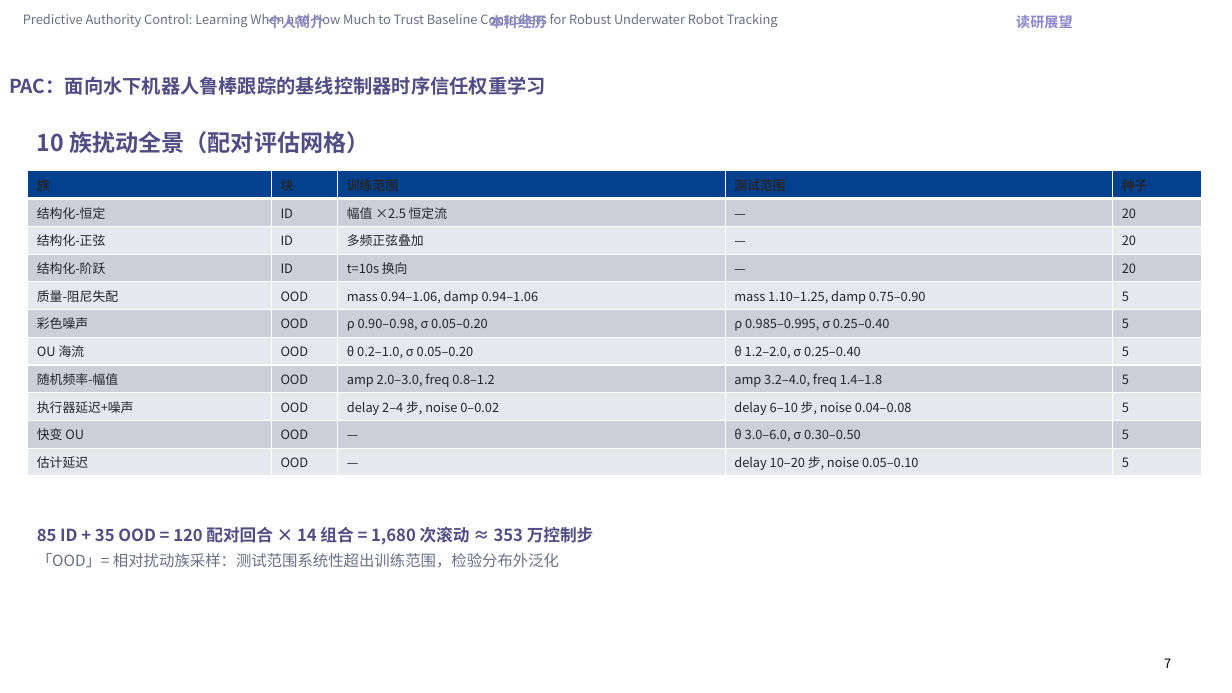
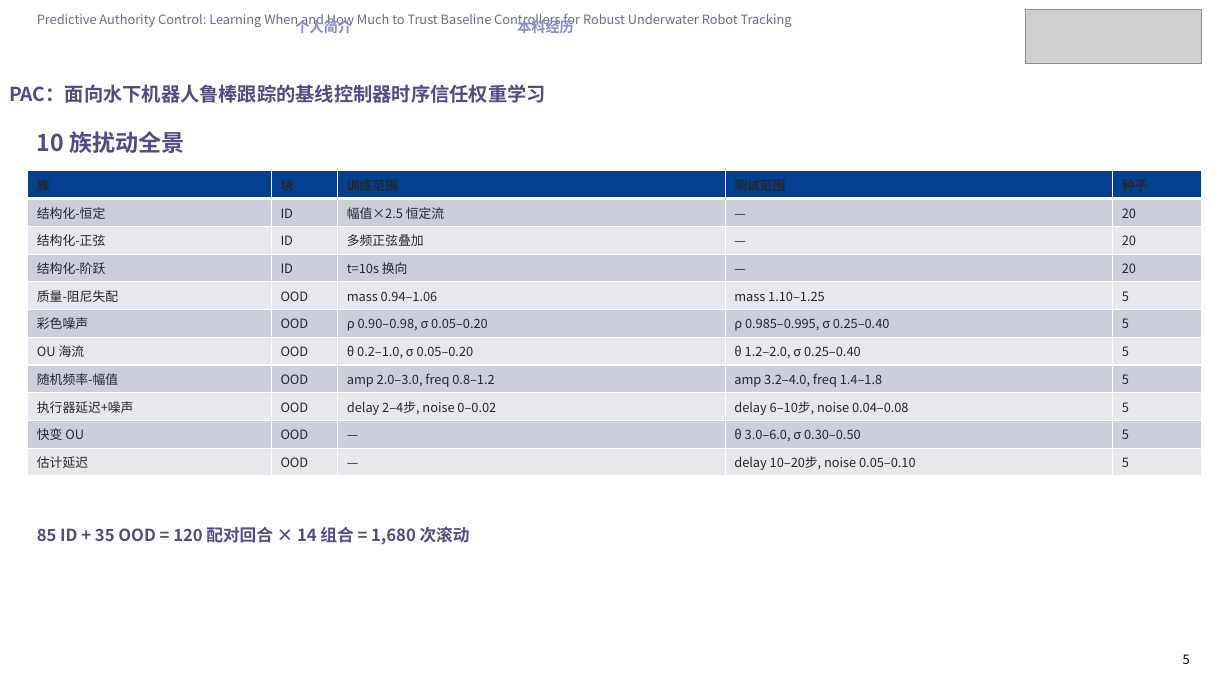
Before and after one commit to Jiacheng-Tian/predictive-authority-control, a slide deck: slide 5 of paper/PAC_组会答辩_完整版.pptx (slide 7 before the commit). Drawn at 1232x693 pixels with LibreOffice and Linux fonts; fonts in the diff are those of the drawing; grey boxes stand for pictures. Boxes give left, top, right and bottom in pixels: in the first picture for what was removed or moved away, otherwise in the second. Text is boxed around its words. In the diff, an @@ line names an element or a change of style, - is before the commit and + after.

```diff
--- a/paper/PAC_组会答辩_完整版.pptx
+++ b/paper/PAC_组会答辩_完整版.pptx
@@ text "Predictive Authority Control: Learning When ...": place and size @@
-text "Predictive Authority Control: Learning When ..." at bbox=[23, 13, 778, 28]
+text "Predictive Authority Control: Learning When ..." at bbox=[37, 13, 792, 28]
@@ text "个人简介": place and size @@
-text "个人简介" at bbox=[268, 14, 325, 28]
+text "个人简介" at bbox=[295, 18, 352, 33]
@@ text "本科经历" rewrapped from bbox=[490, 14, 547, 28] to bbox=[517, 18, 574, 36] @@
@@ text removed at bbox=[1016, 15, 1073, 28] @@
-读研展望
@@ picture added at bbox=[1026, 9, 1202, 64] @@
@@ text "PAC：面向水下机器人鲁棒跟踪的基线控制器时序信任权重学习": place and size @@
-text "PAC：面向水下机器人鲁棒跟踪的基线控制器时序信任权重学习" at bbox=[9, 76, 546, 95]
+text "PAC：面向水下机器人鲁棒跟踪的基线控制器时序信任权重学习" at bbox=[9, 84, 546, 103]
@@ text at bbox=[37, 131, 184, 153]: text changed @@
-10 族扰动全景（配对评估网格）
+10 族扰动全景
@@ table at bbox=[28, 171, 1202, 476] @@
-row 2, column 3: 幅值 ×2.5 恒定流
+row 2, column 3: 幅值×2.5 恒定流
-row 5, column 3: mass 0.94–1.06, damp 0.94–1.06
+row 5, column 3: mass 0.94–1.06
-row 5, column 4: mass 1.10–1.25, damp 0.75–0.90
+row 5, column 4: mass 1.10–1.25
-row 9, column 3: delay 2–4 步, noise 0–0.02
+row 9, column 3: delay 2–4步, noise 0–0.02
-row 9, column 4: delay 6–10 步, noise 0.04–0.08
+row 9, column 4: delay 6–10步, noise 0.04–0.08
-row 11, column 4: delay 10–20 步, noise 0.05–0.10
+row 11, column 4: delay 10–20步, noise 0.05–0.10
@@ text at bbox=[37, 527, 470, 545]: text changed @@
-85 ID + 35 OOD = 120 配对回合 × 14 组合 = 1,680 次滚动 ≈ 353 万控制步
-「OOD」= 相对扰动族采样：测试范围系统性超出训练范围，检验分布外泛化
+85 ID + 35 OOD = 120 配对回合 × 14 组合 = 1,680 次滚动
@@ text removed at bbox=[1164, 658, 1171, 668] @@
-7
@@ text added at bbox=[1183, 654, 1190, 664], 10 pt, text #000000 @@
+5
```
Also in this commit, not shown: 16 other slides changed, 2 slides added, 3 slides removed, 1 other file.
